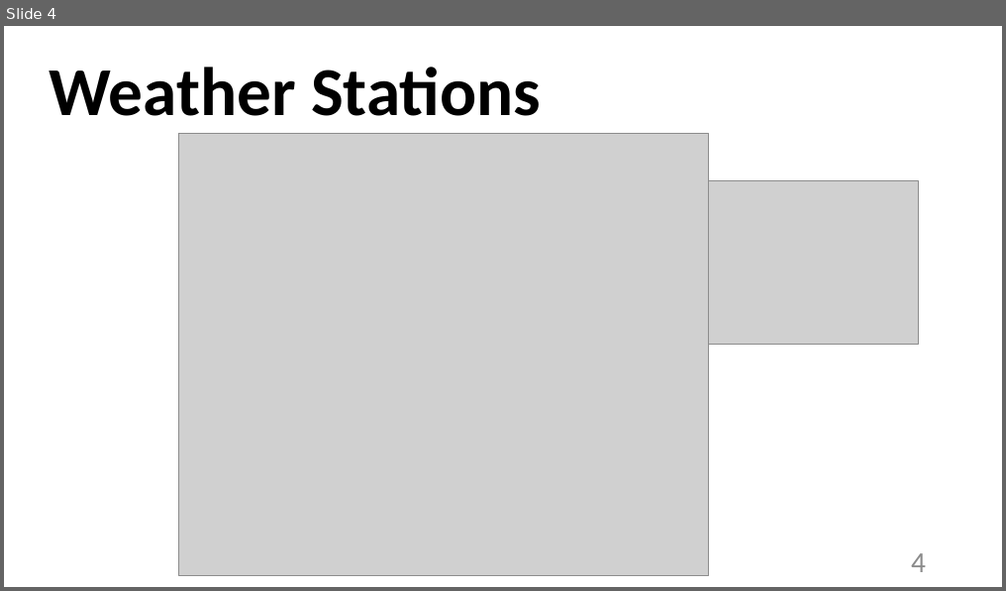
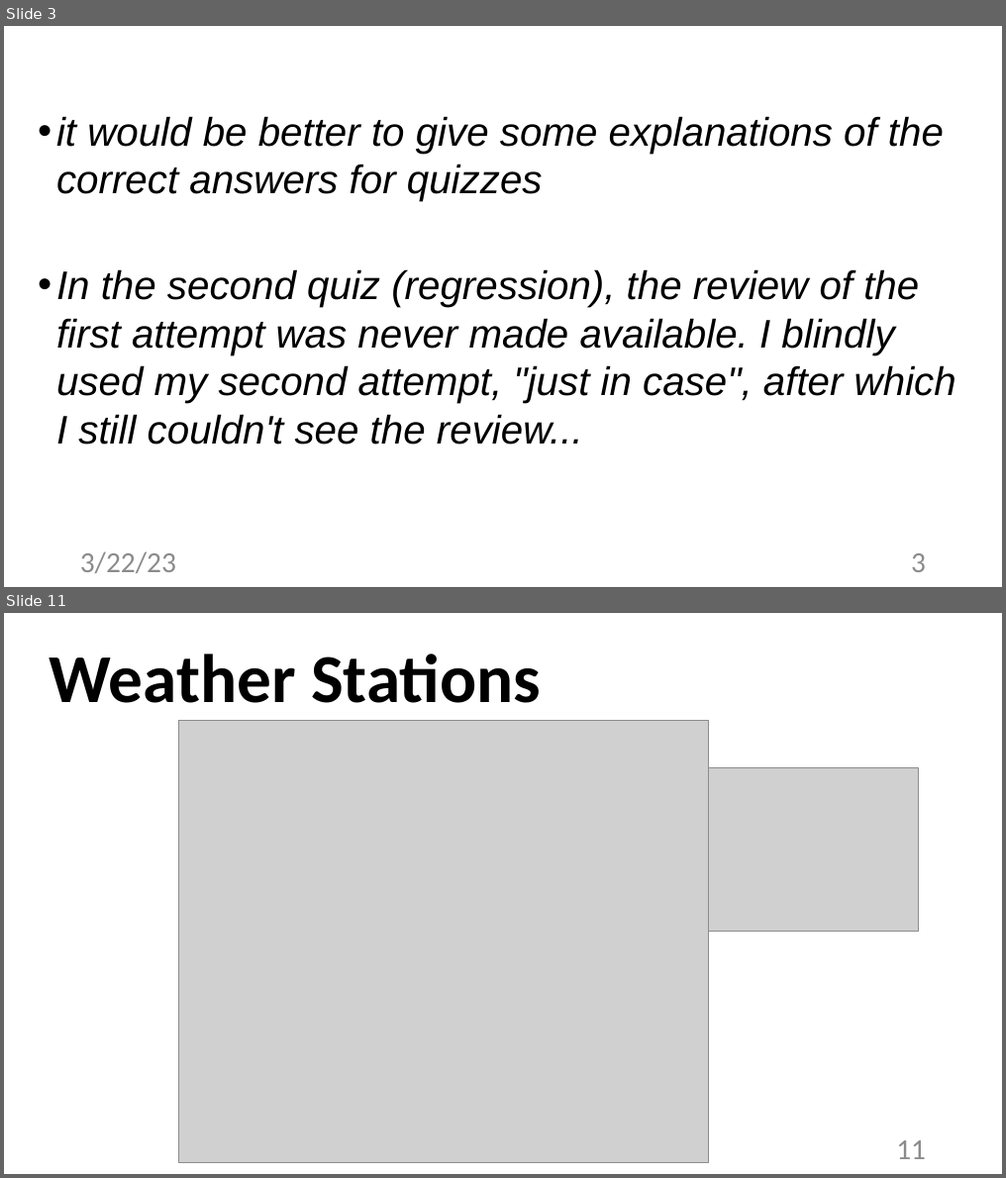
Before and after one commit to alexjungaalto/FederatedLearning, a slide deck: slides/CS-E4740_FLDesignPrinciple.pptx. Shown one above the other, each under a label of ours: slide 4 before the commit, slides 3 and 11 after it; the slides between them are not shown. The pictures are 1006x591 and 1006x1178 pixels, drawn with LibreOffice and Linux fonts; fonts in the diff are those of the drawing; grey boxes stand for pictures. Boxes give left, top, right and bottom in pixels: in the first picture for what was removed or moved away, otherwise in the second. Text is boxed around its words. In the diff, an @@ line names an element or a change of style, - is before the commit and + after.

```diff
--- a/slides/CS-E4740_FLDesignPrinciple.pptx
+++ b/slides/CS-E4740_FLDesignPrinciple.pptx
@@ slide 3 added at <box>4,26,1002,587</box>, background #FFFFFF @@
@@ text added at <box>56,116,956,445</box>, 38.4 pt, text #000000, italic @@
+• it would be better to give some explanations of the correct answers for quizzes
+• In the second quiz (regression), the review of the first attempt was never made available. I blindly used my second attempt, "just in case", after which I still couldn't see the review...
@@ text added at <box>80,552,176,573</box>, 28 pt, text #8C8C8C @@
+3/22/23
@@ page number added at <box>911,554,926,572</box>, 28 pt, text #8C8C8C @@
+3
@@ what was slide 4 is now slide 11 @@
@@ page number at <box>896,1141,926,1159</box>: text changed @@
-4
+11
```
Also in this commit, not shown: 36 slides changed, 6 other slides added, 2 other files.
